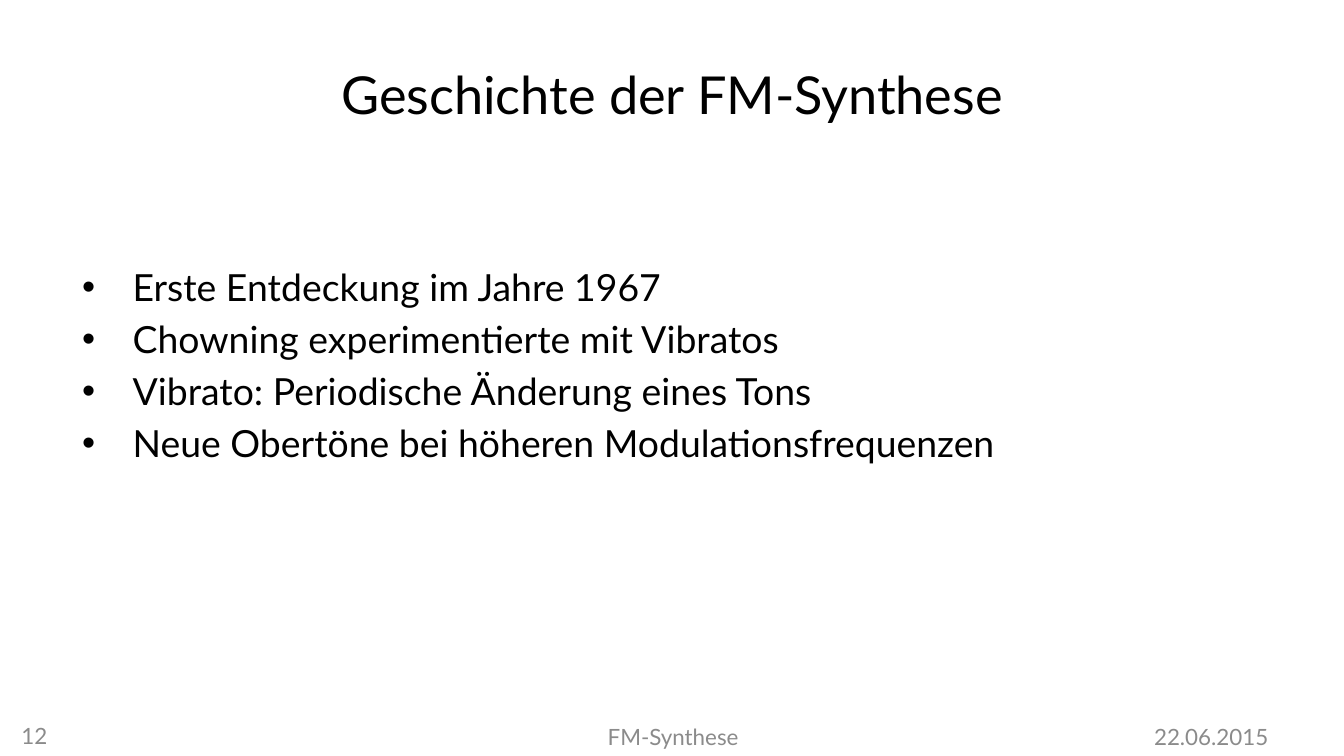
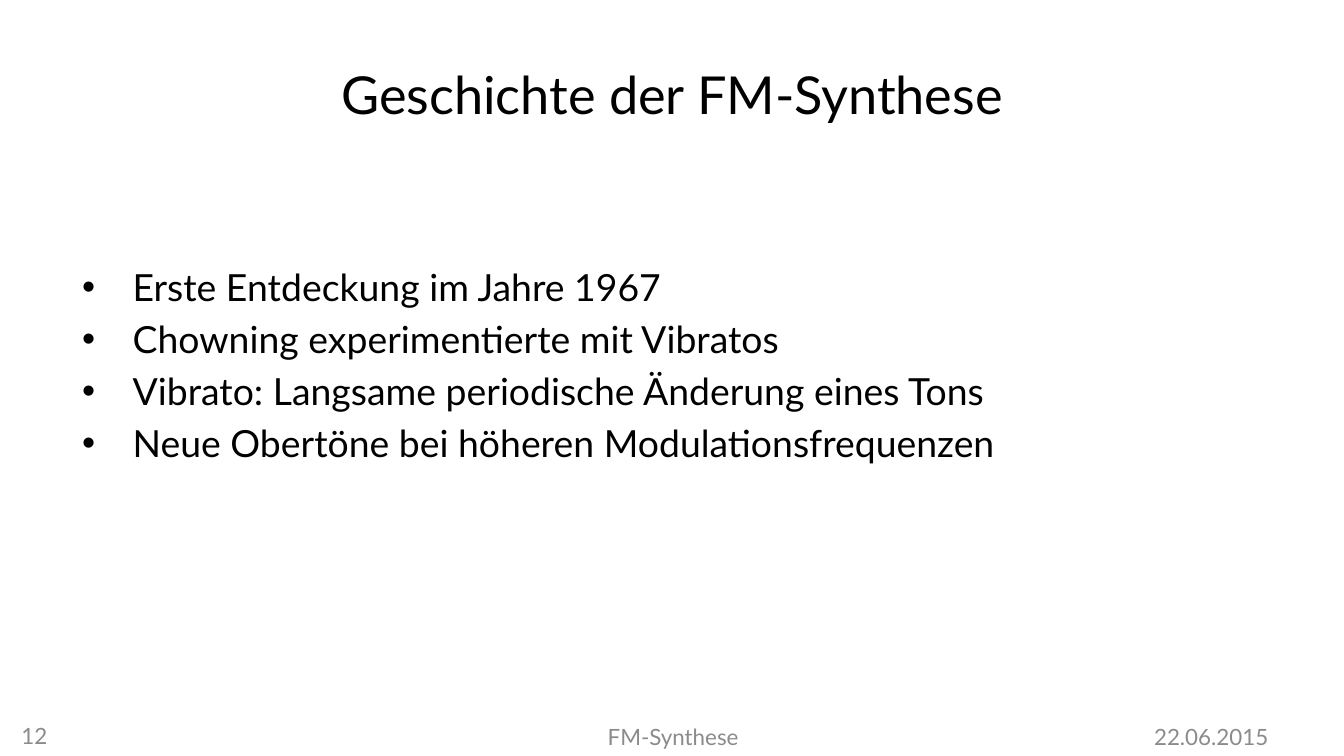
Before and after one commit to MBulli/VSeminar, a slide deck: slide 12 of Praesentation/FMSynthese-Julius.pptx. Drawn at 1344x756 pixels with LibreOffice and Linux fonts; fonts in the diff are those of the drawing; background and template pictures are left out. Boxes give left, top, right and bottom in pixels: in the first picture for what was removed or moved away, otherwise in the second. Text is boxed around its words. In the diff, an @@ line names an element or a change of style, - is before the commit and + after.

```diff
--- a/Praesentation/FMSynthese-Julius.pptx
+++ b/Praesentation/FMSynthese-Julius.pptx
@@ text at bbox=[133, 373, 984, 412]: text changed @@
-• Vibrato: Periodische Änderung eines Tons
+• Vibrato: Langsame periodische Änderung eines Tons
```
Also in this commit, not shown: 7 other slides changed, 1 other file.
